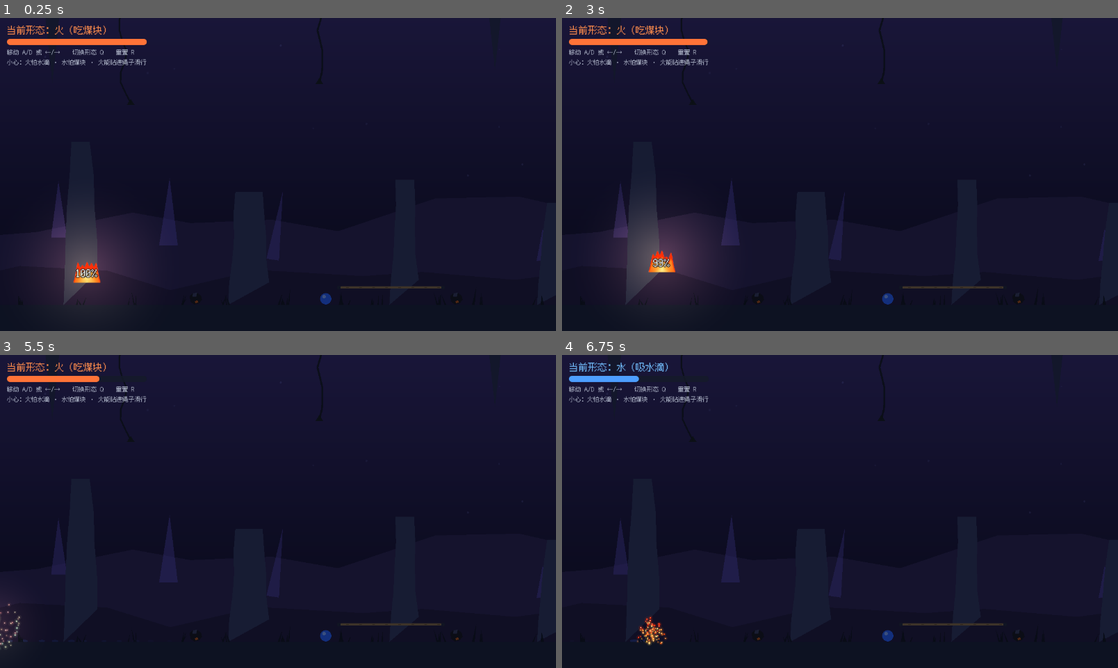
Above: before the commit, frames 1-4 (two rows, left to right).
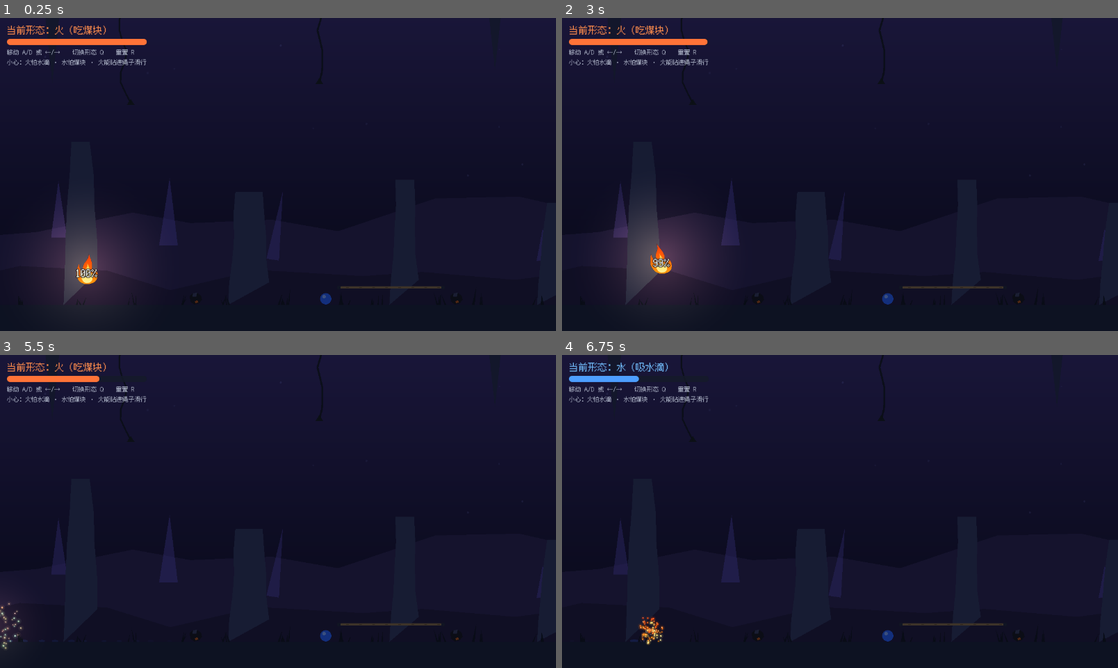
Above: after the commit, the same moments.

Repository: wov/elements
Game: Godot game, scene res://scenes/main.tscn
The game is run twice, just before and just after one commit, with the same random seed, the same clock (stepped at 60 frames per second) and the same inputs.
Inputs:
- Up to frame 1 (0.25 s): no input
- Up to frame 2 (3 s): hold D (move_right) 0.53-1.28 s; hold Q (switch_form) 0.53-1.28 s; hold A (move_left) 1.28-2.03 s; tap Q (switch_form) at 1.35, 2.85 s; hold Q (switch_form) 2.03-2.78 s; hold D (move_right) from 2.03 s (still down); tap Enter at 2.75 s
- Up to frame 3 (5.5 s): release D (move_right) at 3.53 s; hold Q (switch_form) 3.53-4.28 s; hold A (move_left) from 3.53 s (still down); tap Q (switch_form) at 4.35 s; hold Q (switch_form) from 5.03 s (still down)
- Up to frame 4 (6.75 s): release A (move_left) at 5.78 s; release Q (switch_form) at 5.78 s; hold D (move_right) from 5.78 s (still down); tap Q (switch_form) at 5.85 s; hold Q (switch_form) from 6.53 s (still down)

The runs differ from the first frame. In frame 1, 0.2% of the frame differs, in the area x 13-19%, y 75-86%; in frame 2, 0.2%; in frame 3, 0.1%; in frame 4, 0.3%, in the area x 13-19%, y 83-93%.

Commit message:
火焰改为圆底弯曲焰尖轮廓，移动恢复迎风拖曳

Diff:
--- a/scripts/character_frames.gd
+++ b/scripts/character_frames.gd
@@ -71,9 +71,9 @@
 		var tex: Texture2D = null
 		match anim:
 			FIRE_IDLE:
-				tex = _texture(func(x: float, y: float) -> Color: return _fire_pixel(x, y, phase, 0.0))
+				tex = _fire_texture(phase, 0.0)
 			FIRE_MOVE:
-				tex = _texture(func(x: float, y: float) -> Color: return _fire_pixel(x, y, phase, 0.0))
+				tex = _fire_texture(phase, -12.0)
 			WATER_IDLE:
 				tex = _texture(func(x: float, y: float) -> Color: return _water_pixel(x, y, phase, 1.0 + 0.018 * sin(phase * TAU), 0.96 - 0.018 * sin(phase * TAU)))
 			WATER_MOVE:
@@ -89,31 +89,46 @@
 	return ImageTexture.create_from_image(image)
 
 
-## 多焰舌火焰：位置固定，焰舌只沿竖直方向升降，内层暖黄、外层橙红。
-static func _fire_pixel(x: float, y: float, phase: float, _lean: float) -> Color:
-	var nx := (x - 32.0) / 24.0
-	var height := (56.0 - y) / 48.0
-	if height < 0.0 or absf(nx) >= 1.0:
-		return Color.TRANSPARENT
-	var envelope := sqrt(maxf(0.0, 1.0 - nx * nx))
-	var crown := 0.32 * envelope
-	# 各焰舌独立竖直翻动，没有左右漂移或迎风倾斜。
-	for i in 5:
-		var center := -0.68 + float(i) * 0.34
-		var rise := 0.38 + 0.15 * sin(phase * TAU + float(i) * 1.7)
-		if i == 2:
-			rise += 0.22
-		crown += rise * exp(-pow((nx - center) / 0.17, 2.0))
-	var edge := clampf((crown - height) * 30.0, 0.0, 1.0)
-	var base := clampf(height * 40.0, 0.0, 1.0)
-	if edge <= 0.0:
-		return Color.TRANSPARENT
-	var inner := clampf((crown * 0.73 - height) * 9.0, 0.0, 1.0) * (1.0 - absf(nx) * 0.65)
-	var flow := 0.5 + 0.5 * sin(height * 19.0 - phase * TAU * 2.0 + absf(nx) * 7.0)
-	var color := Color(1.0, 0.19, 0.035).lerp(Color(1.0, 0.66, 0.08), inner)
-	color = color.lerp(Color(1.0, 0.94, 0.57), pow(inner, 3.0) * (0.7 + flow * 0.3))
-	color.a = edge * base
-	return color
+## 圆底、弯曲主焰尖与侧焰，分层轮廓接近 🔥；移动时上半部向身后拖曳。
+static func _fire_texture(phase: float, wind: float) -> Texture2D:
+	var outer := _flame_outline(phase, wind, false)
+	var inner := _flame_outline(phase, wind, true)
+	var image := Image.create_empty(FRAME_SIZE, FRAME_SIZE, false, Image.FORMAT_RGBA8)
+	for y in FRAME_SIZE:
+		for x in FRAME_SIZE:
+			var point := Vector2(float(x) * 64.0 / FRAME_SIZE, float(y) * 64.0 / FRAME_SIZE)
+			if not Geometry2D.is_point_in_polygon(point, outer):
+				continue
+			var warmth := clampf((point.y - 8.0) / 50.0, 0.0, 1.0)
+			var color := Color(1.0, 0.25, 0.035).lerp(Color(1.0, 0.60, 0.045), warmth)
+			if Geometry2D.is_point_in_polygon(point, inner):
+				color = Color(1.0, 0.77, 0.12).lerp(Color(1.0, 0.96, 0.61), warmth)
+			image.set_pixel(x, y, color)
+	return ImageTexture.create_from_image(image)
+
+
+static func _flame_outline(phase: float, wind: float, core: bool) -> PackedVector2Array:
+	# 三次曲线连续连接：圆底 → 右侧焰舌 → 弯曲长火尖 → 左侧焰舌 → 圆底。
+	var curves := [
+		[Vector2(32,58), Vector2(51,58), Vector2(55,42), Vector2(47,29)],
+		[Vector2(47,29), Vector2(47,37), Vector2(42,36), Vector2(41,30)],
+		[Vector2(41,30), Vector2(44,19), Vector2(38,14), Vector2(35,5)],
+		[Vector2(35,5), Vector2(37,20), Vector2(22,20), Vector2(26,35)],
+		[Vector2(26,35), Vector2(22,37), Vector2(18,30), Vector2(19,23)],
+		[Vector2(19,23), Vector2(13,33), Vector2(11,42), Vector2(16,49)],
+		[Vector2(16,49), Vector2(19,55), Vector2(25,58), Vector2(32,58)],
+	]
+	var points := PackedVector2Array()
+	for curve in curves:
+		for i in 12:
+			var p: Vector2 = curve[0].bezier_interpolate(curve[1], curve[2], curve[3], float(i) / 12.0)
+			if core:
+				p = Vector2(32,56) + (p - Vector2(32,58)) * Vector2(0.53,0.65)
+			var height := clampf((58.0 - p.y) / 53.0, 0.0, 1.0)
+			p.y += sin(phase * TAU + height * 4.0) * 1.4 * height
+			p.x += (wind + sin(phase * TAU + height * 5.0) * 1.8) * pow(height, 1.7)
+			points.append(p)
+	return points
 
 
 ## 水滴像素：圆形 + 表面张力式的小幅半径波动（帧相位制造抖动）。
--- a/scripts/player.gd
+++ b/scripts/player.gd
@@ -312,7 +312,7 @@
 
 ## 形态 + 是否移动 → 动画帧；向左移动用 flip_h 镜像。
 func _update_animation(moving: bool) -> void:
-	_sprite.flip_h = form == Form.WATER and _facing < 0
+	_sprite.flip_h = _facing < 0
 	if _transitioning:
 		return
 	var anim: String
@@ -322,7 +322,7 @@
 		anim = CharacterFrames.WATER_MOVE if moving else CharacterFrames.WATER_IDLE
 	if _sprite.animation != anim or not _sprite.is_playing():
 		_sprite.play(anim)
-	_sprite.flip_h = form == Form.WATER and _facing < 0
+	_sprite.flip_h = _facing < 0
 
 
 ## 火：悬空 + 缓慢起伏；水：贴地 + 轻微张力呼吸。
Not shown, changed: README.md
